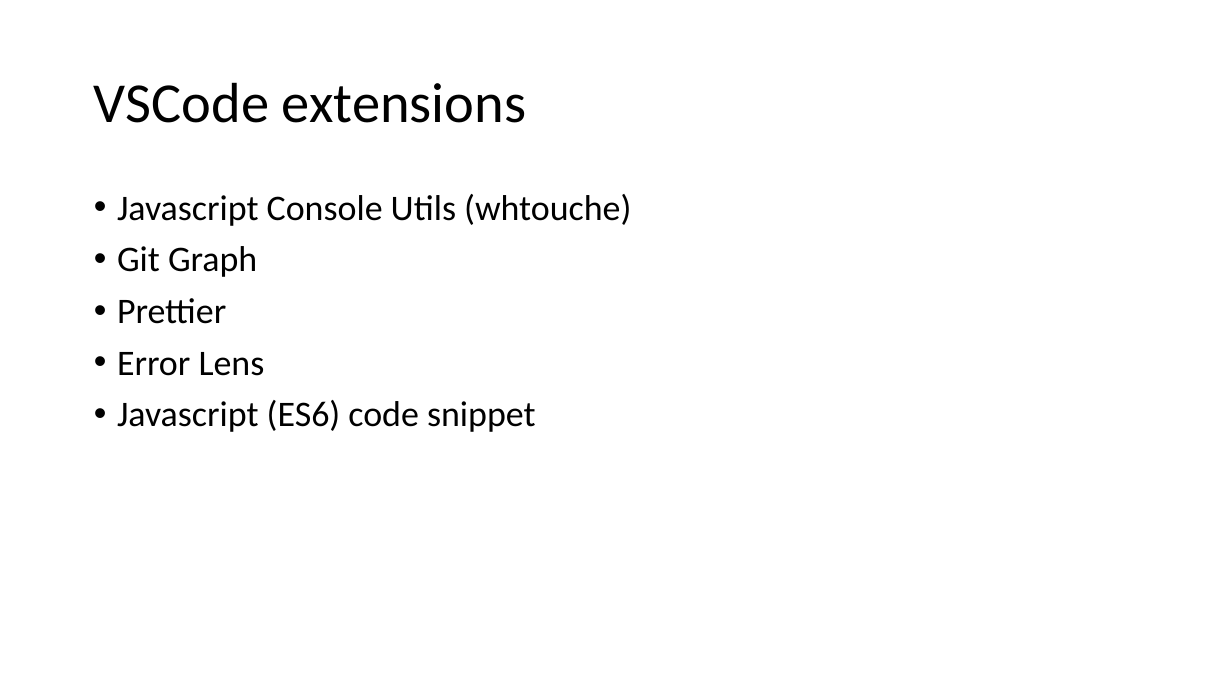
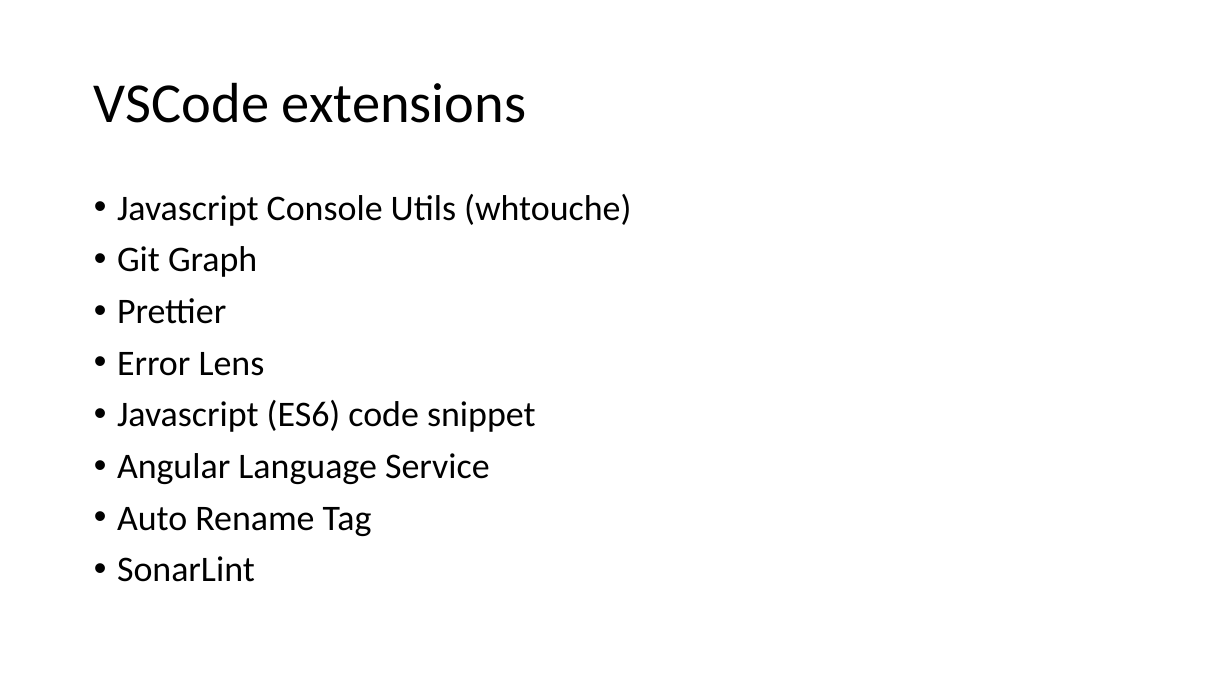
Before and after one commit to jlg-formation/agucv1-mai-2022, a slide deck: slide 6 of notes.pptx. Drawn at 1232x693 pixels with LibreOffice and Linux fonts; fonts in the diff are those of the drawing. Boxes give left, top, right and bottom in pixels: in the first picture for what was removed or moved away, otherwise in the second. Text is boxed around its words. In the diff, an @@ line names an element or a change of style, - is before the commit and + after.

Commit message:
dev: added powerpoint

```diff
--- a/notes.pptx
+++ b/notes.pptx
@@ text at box(117, 453, 490, 582): paragraphs added @@
+• Angular Language Service
+• Auto Rename Tag
+• SonarLint
```
Also in this commit, not shown: 1 other slide changed, 11 slides added.
